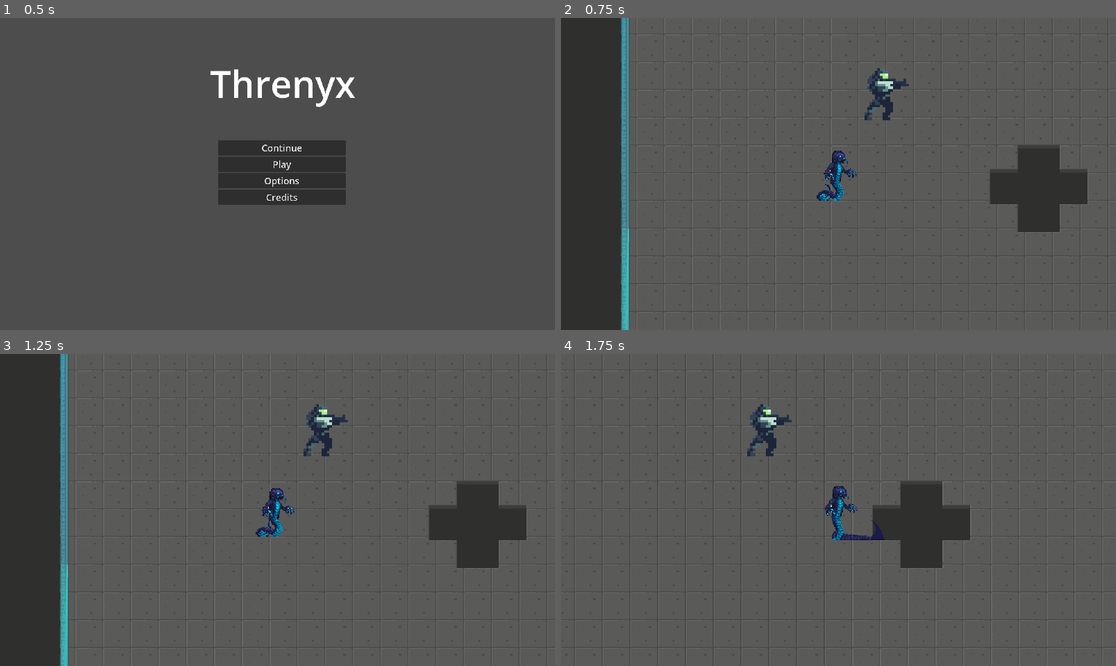
Above: before the commit, frames 1-4 (two rows, left to right).
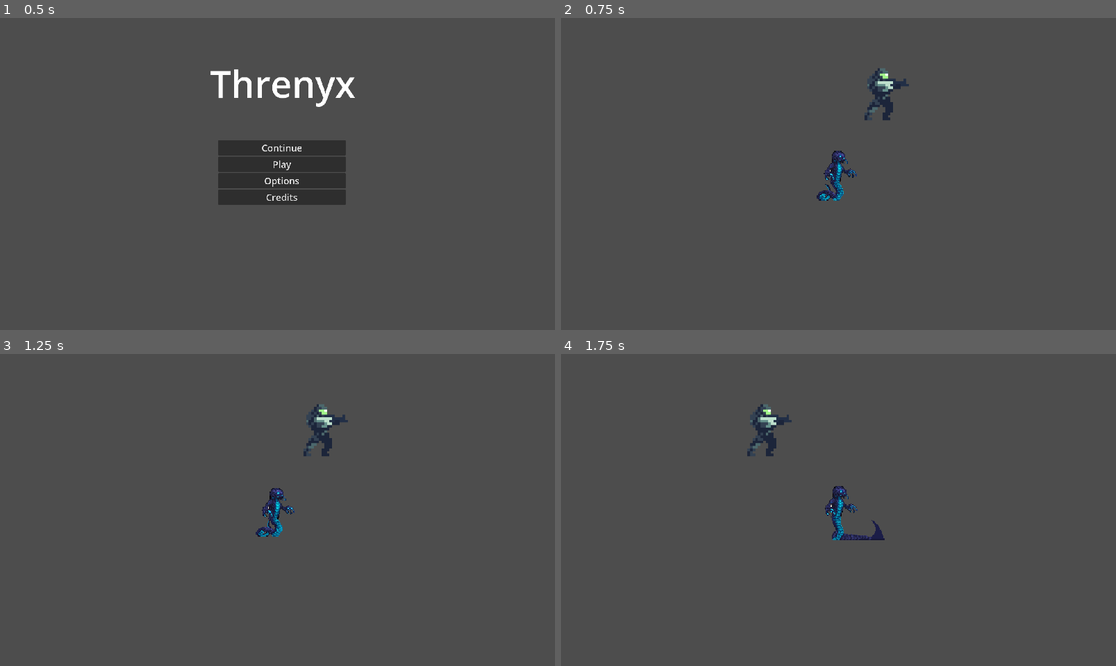
Above: after the commit, the same moments.

Repository: giann589/Threnyx
Game: Godot game, scene res://main_menu.tscn
The game is run twice, just before and just after one commit, with the same random seed, the same clock (stepped at 60 frames per second) and the same inputs.
Inputs (mouse positions are in pixels of both pictures, inside the frame that each line leads up to):
- Up to frame 1 (0.5 s): no input
- Up to frame 2 (0.75 s): click "Play" at 0.5 s
- Up to frame 3 (1.25 s): no input
- Up to frame 4 (1.75 s): move the mouse to (960, 494) at 1.27 s; hold D (move_right) from 1.28 s (still down); click (960, 494) at 1.35 s

Frame 1 is identical in both runs. In frame 2, 19% of the frame differs, in the area x 0-100%, y 0-100%; in frame 3, 19%; in frame 4, 7.2%.

Commit message:
Tileset with Collisions

Diff:
--- /dev/null
+++ b/real_tile_set.tres
@@ -0,0 +1,145 @@
+[gd_resource type="TileSet" load_steps=3 format=3 uid="uid://2ltn52kdu18i"]
+
+[ext_resource type="Texture2D" uid="uid://cpsem8ldxsxdm" path="res://art/Map_Tileset.png" id="1_h7vaa"]
+
+[sub_resource type="TileSetAtlasSource" id="TileSetAtlasSource_hr10e"]
+texture = ExtResource("1_h7vaa")
+2:0/0 = 0
+2:0/0/physics_layer_0/polygon_0/points = PackedVector2Array(-8, -8, 8, -8, 8, 8, -8, 8)
+3:0/0 = 0
+3:0/0/physics_layer_0/polygon_0/points = PackedVector2Array(-8, -8, 8, -8, 8, 8, -8, 8)
+4:0/0 = 0
+4:0/0/physics_layer_0/polygon_0/points = PackedVector2Array(-8, -2.877739, 8, -3.4173155, 8, 8, -8, 8)
+5:0/0 = 0
+5:0/0/physics_layer_0/polygon_0/points = PackedVector2Array(-8, -2.877739, -3.5163112, -3.0793467, 1.528799, 3.4173164, 8, 4.6763268, 8, 8, -8, 8)
+7:0/0 = 0
+7:0/0/physics_layer_0/polygon_0/points = PackedVector2Array(-0.9892235, 1.4388695, 1.528799, -2.87774, 8, -2.87774, 8, 8, -8, 8, -6.0252686, 3.956892)
+8:0/0 = 0
+9:0/0 = 0
+10:0/0 = 0
+10:0/0/physics_layer_0/polygon_0/points = PackedVector2Array(8, -8, 5.1259747, -4.13675, -1.1690807, -3.5971737, -1.7086582, 0.8992939, 8, 3.956892, 8, 8, -8, 8, -8, -8)
+11:0/0 = 0
+13:0/0 = 0
+13:0/0/physics_layer_0/polygon_0/points = PackedVector2Array(-0.62950516, 1.978447, 0.08992958, -3.5971737, 8, -4.3166084, 8, 8, -8, 8, -6.205126, 2.6978817)
+14:0/0 = 0
+14:0/0/physics_layer_0/polygon_0/points = PackedVector2Array(-8, -8, 8, -8, 8, 8, -8, 8)
+15:0/0 = 0
+15:0/0/physics_layer_0/polygon_0/points = PackedVector2Array(-8, -8, 8, -8, 8, 8, -8, 8)
+16:0/0 = 0
+17:0/0 = 0
+18:0/0 = 0
+19:0/0 = 0
+22:0/0 = 0
+23:0/0 = 0
+24:0/0 = 0
+25:0/0 = 0
+26:0/0 = 0
+27:0/0 = 0
+29:0/0 = 0
+30:0/0 = 0
+32:0/0 = 0
+33:0/0 = 0
+34:0/0 = 0
+36:0/0 = 0
+36:0/0/physics_layer_0/polygon_0/points = PackedVector2Array(-2.9676685, -4.13675, -3.1475277, 8, 8, 8, 8, -4.3166084)
+37:0/0 = 0
+37:0/0/physics_layer_0/polygon_0/points = PackedVector2Array(-8, -4.3166084, -8, 8, 3.1475277, 8, 3.1475277, -4.3166084)
+38:0/0 = 0
+38:0/0/physics_layer_0/polygon_0/points = PackedVector2Array(-8, -8, -8, 8, 8, 8, 8, -8)
+39:0/0 = 0
+39:0/0/physics_layer_0/polygon_0/points = PackedVector2Array(-8, -8, -8, 8, 8, 8, 8, -8)
+40:0/0 = 0
+40:0/0/physics_layer_0/polygon_0/points = PackedVector2Array(-8, -8, -8, 8, 8, 8, 8, -8)
+41:0/0 = 0
+41:0/0/physics_layer_0/polygon_0/points = PackedVector2Array(-8, -8, -8, 8, 8, 8, 8, -8)
+42:0/0 = 0
+42:0/0/physics_layer_0/polygon_0/points = PackedVector2Array(-3.6871033, -8, 8, 8, 8, -8)
+43:0/0 = 0
+43:0/0/physics_layer_0/polygon_0/points = PackedVector2Array(-8, -8, -8, 8, 8, 8, 8, -8)
+44:0/0 = 0
+44:0/0/physics_layer_0/polygon_0/points = PackedVector2Array(-6.205126, -8, -6.205126, 8, 8, 8, 8, -8)
+45:0/0 = 0
+45:0/0/physics_layer_0/polygon_0/points = PackedVector2Array(-8, -8, -8, 8, 5.1259747, 8, 5.1259747, -8)
+46:0/0 = 0
+46:0/0/physics_layer_0/polygon_0/points = PackedVector2Array(-6.205126, -1.0791512, -6.205126, 8, 8, 8, 8, -1.0791512)
+47:0/0 = 0
+47:0/0/physics_layer_0/polygon_0/points = PackedVector2Array(-8, -1.0791512, -8, 8, 5.1259747, 8, 5.1259747, -1.0791512)
+50:0/0 = 0
+51:0/0 = 0
+2:1/0 = 0
+2:1/0/physics_layer_0/polygon_0/points = PackedVector2Array(-8, -8, 8, -8, 8, 8, -8, 8)
+3:1/0 = 0
+3:1/0/physics_layer_0/polygon_0/points = PackedVector2Array(-8, -8, 8, -8, 8, 8, -8, 8)
+4:1/0 = 0
+4:1/0/physics_layer_0/polygon_0/points = PackedVector2Array(-8, -8, 8, -8, 8, 8, -8, 8)
+5:1/0 = 0
+5:1/0/physics_layer_0/polygon_0/points = PackedVector2Array(-8, -8, 5.8454075, -8, 6.0252666, -5.3957615, 8, -4.856186, 8, 8, -8, 8)
+6:1/0 = 0
+6:1/0/physics_layer_0/polygon_0/points = PackedVector2Array(-8, -5.5756207, 8, -5.5756207, 8, 8, -8, 8)
+7:1/0 = 0
+7:1/0/physics_layer_0/polygon_0/points = PackedVector2Array(-8, -5.5756207, 8, -5.5756207, 8, 8, -8, 8)
+8:1/0 = 0
+8:1/0/physics_layer_0/polygon_0/points = PackedVector2Array(-8, -8, 8, -8, 8, 8, -8, 8)
+9:1/0 = 0
+9:1/0/physics_layer_0/polygon_0/points = PackedVector2Array(-8, -8, 8, -8, 8, 8, -8, 8)
+10:1/0 = 0
+10:1/0/physics_layer_0/polygon_0/points = PackedVector2Array(-8, -8, 8, -8, 8, 8, -8, 8)
+11:1/0 = 0
+11:1/0/physics_layer_0/polygon_0/points = PackedVector2Array(8, -5.5756197, 8, 8, -8, 8, -8, -5.5756197)
+12:1/0 = 0
+12:1/0/physics_layer_0/polygon_0/points = PackedVector2Array(8, -5.5756197, 8, 8, -8, 8, -8, -5.5756197)
+13:1/0 = 0
+13:1/0/physics_layer_0/polygon_0/points = PackedVector2Array(-8, -8, 8, -8, 8, 8, -8, 8)
+14:1/0 = 0
+14:1/0/physics_layer_0/polygon_0/points = PackedVector2Array(-8, -8, 8, -8, 8, 8, -8, 8)
+15:1/0 = 0
+15:1/0/physics_layer_0/polygon_0/points = PackedVector2Array(-8, -8, 8, -8, 8, 8, -8, 8)
+16:1/0 = 0
+16:1/0/physics_layer_0/polygon_0/points = PackedVector2Array(8, -8, 8, 3.956892, 8, 8, -8, 8, -8, -8)
+17:1/0 = 0
+17:1/0/physics_layer_0/polygon_0/points = PackedVector2Array(8, -8, 8, 3.956892, 8, 8, -8, 8, -8, -8)
+18:1/0 = 0
+18:1/0/physics_layer_0/polygon_0/points = PackedVector2Array(8, -1.0791512, 8, 3.956892, 8, 8, -8, 8, -8, -0.35971642)
+19:1/0 = 0
+19:1/0/physics_layer_0/polygon_0/points = PackedVector2Array(3.8669624, -0.5395756, 8, 3.956892, 8, 8, -8, 8, -8, -4.13675)
+22:1/0 = 0
+23:1/0 = 0
+24:1/0 = 0
+25:1/0 = 0
+26:1/0 = 0
+27:1/0 = 0
+28:1/0 = 0
+29:1/0 = 0
+30:1/0 = 0
+32:1/0 = 0
+33:1/0 = 0
+34:1/0 = 0
+36:1/0 = 0
+36:1/0/physics_layer_0/polygon_0/points = PackedVector2Array(-3.1475277, -8, -3.1475277, 8, 8, 8, 8, -8)
+37:1/0 = 0
+37:1/0/physics_layer_0/polygon_0/points = PackedVector2Array(-8, -8, -8, 8, 3.1475277, 8, 3.1475277, -8)
+38:1/0 = 0
+38:1/0/physics_layer_0/polygon_0/points = PackedVector2Array(-8, -8, -8, 8, 8, 8, 8, -8)
+39:1/0 = 0
+39:1/0/physics_layer_0/polygon_0/points = PackedVector2Array(-8, -8, -8, 8, 8, 8, 8, -8)
+40:1/0 = 0
+40:1/0/physics_layer_0/polygon_0/points = PackedVector2Array(-8, -8, -8, 8, 8, 8, 8, -8)
+41:1/0 = 0
+41:1/0/physics_layer_0/polygon_0/points = PackedVector2Array(-8, -8, -8, 8, 8, 8, 8, -8)
+42:1/0 = 0
+43:1/0 = 0
+43:1/0/physics_layer_0/polygon_0/points = PackedVector2Array(-8, -8, 4.40654, 8, 8, 8, 8, -8)
+44:1/0 = 0
+44:1/0/physics_layer_0/polygon_0/points = PackedVector2Array(-6.205126, -8, -6.205126, 0.17985916, 8, 0.17985916, 8, -8)
+45:1/0 = 0
+45:1/0/physics_layer_0/polygon_0/points = PackedVector2Array(-8, -8, -8, 0.17985916, 5.1259747, 0.17985916, 5.1259747, -8)
+46:1/0 = 0
+46:1/0/physics_layer_0/polygon_0/points = PackedVector2Array(-6.205126, -8, -6.205126, 0.17985916, 8, 0.17985916, 8, -8)
+47:1/0 = 0
+47:1/0/physics_layer_0/polygon_0/points = PackedVector2Array(-8, -8, -8, 0.17985916, 5.1259747, 0.17985916, 5.1259747, -8)
+50:1/0 = 0
+51:1/0 = 0
+
+[resource]
+physics_layer_0/collision_layer = 1
+sources/0 = SubResource("TileSetAtlasSource_hr10e")
--- a/scenes/level.tscn
+++ b/scenes/level.tscn
@@ -1,9 +1,10 @@
-[gd_scene load_steps=6 format=4 uid="uid://ddx5ptmbpeehp"]
+[gd_scene load_steps=7 format=4 uid="uid://ddx5ptmbpeehp"]
 
 [ext_resource type="TileSet" uid="uid://c143kjdi12qkd" path="res://tile_set.tres" id="1_w8frs"]
 [ext_resource type="PackedScene" uid="uid://cgpqudqx6fqcp" path="res://scenes/enemy.tscn" id="2_w7c3h"]
 [ext_resource type="Script" uid="uid://dbsvv0cgrv17w" path="res://scenes/enemy_movement.gd" id="3_mx8sn"]
 [ext_resource type="PackedScene" uid="uid://bncrespsxarmm" path="res://scenes/player.tscn" id="3_w8frs"]
+[ext_resource type="TileSet" uid="uid://2ltn52kdu18i" path="res://real_tile_set.tres" id="5_ppgk2"]
 
 [sub_resource type="Curve2D" id="Curve2D_w8frs"]
 _data = {
@@ -12,8 +13,10 @@
 point_count = 6
 
 [node name="Level" type="Node2D"]
+metadata/_edit_lock_ = true
 
 [node name="TileMap" type="TileMap" parent="."]
+visible = false
 tile_set = ExtResource("1_w8frs")
 format = 2
 
@@ -48,3 +51,11 @@
 
 [node name="PathFollow2D" type="PathFollow2D" parent="Enemy Movement/Path2D"]
 position = Vector2(274, 63)
+
+[node name="Node" type="Node" parent="."]
+
+[node name="Layer1" type="TileMapLayer" parent="Node"]
+tile_set = ExtResource("5_ppgk2")
+
+[node name="Layer2" type="TileMapLayer" parent="Node"]
+tile_set = ExtResource("5_ppgk2")
Binary file added: art/Map_Tileset.png
Not shown, added: art/Map_Tileset.png.import
